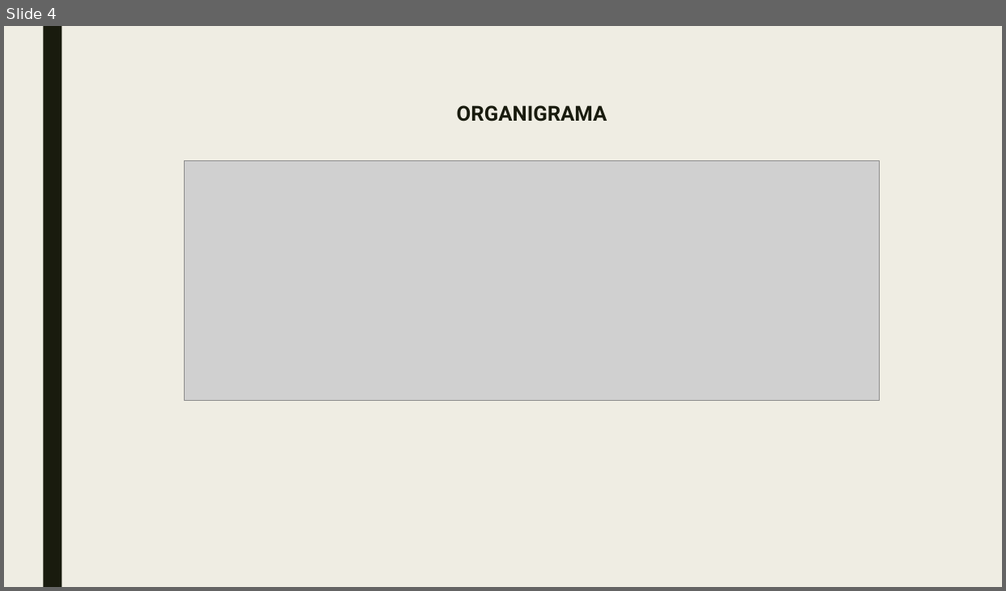
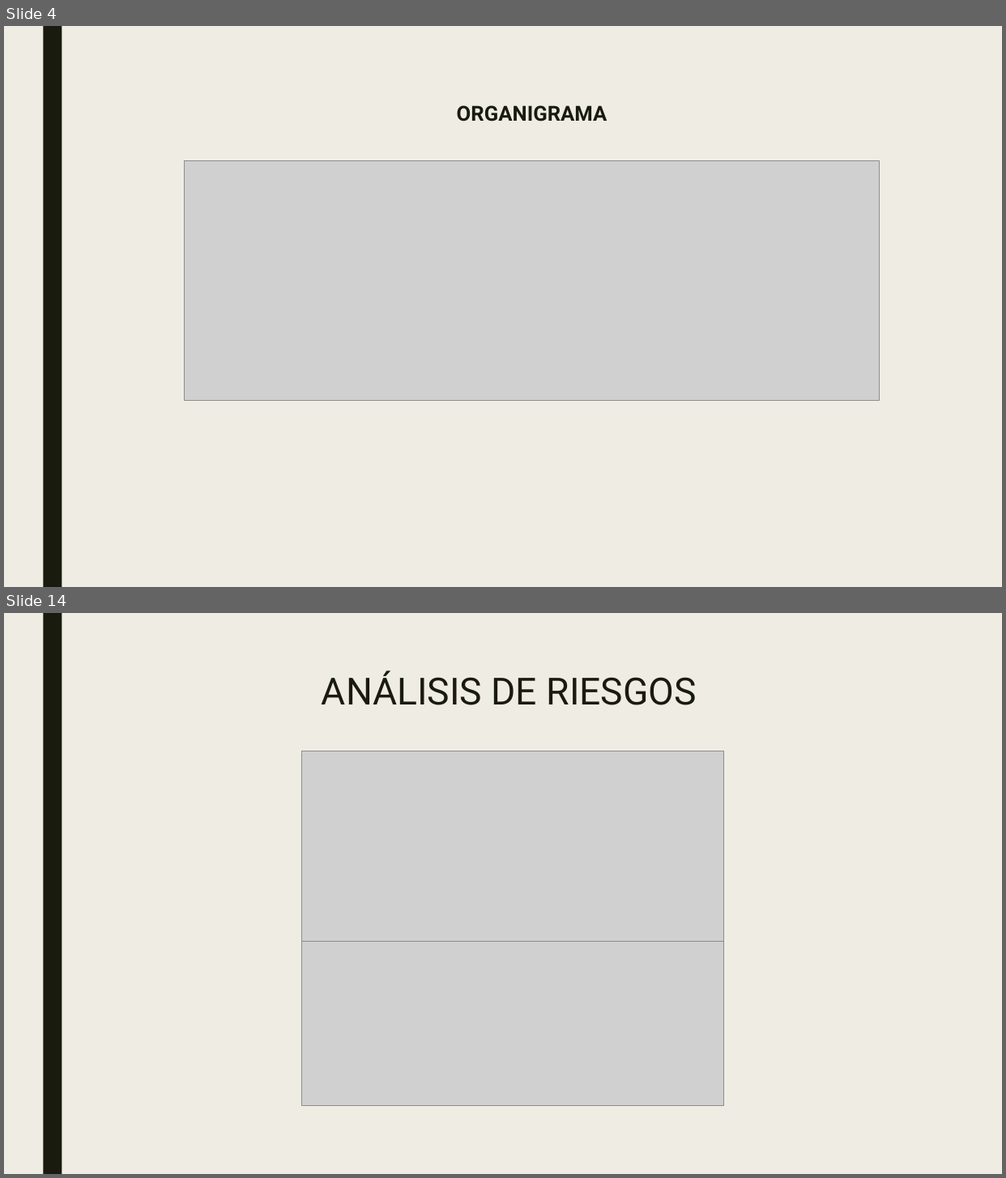
Before and after one commit to SM-ROOT/SM-ROOT, a slide deck: 9°A/Integradora/diapositiva/SM-ROOT_APPMO-SP.pptx. Shown one above the other, each under a label of ours: slide 4 before the commit, slides 4 and 14 after it; the slides between them are not shown. The pictures are 1006x591 and 1006x1178 pixels, drawn with LibreOffice and Linux fonts; fonts in the diff are those of the drawing; grey boxes stand for pictures. Boxes give left, top, right and bottom in pixels: in the first picture for what was removed or moved away, otherwise in the second. Text is boxed around its words. In the diff, an @@ line names an element or a change of style, - is before the commit and + after.

```diff
--- a/9°A/Integradora/diapositiva/SM-ROOT_APPMO-SP.pptx
+++ b/9°A/Integradora/diapositiva/SM-ROOT_APPMO-SP.pptx
@@ slide 14 added at [4, 613, 1002, 1174], background #EFEDE3; not listed: 1 template element that a slide beside it also shows @@
@@ title added at [322, 671, 697, 705], 36 pt, text #191B0E @@
+ANÁLISIS DE RIESGOS
@@ picture added at [302, 751, 724, 942] @@
@@ picture added at [302, 942, 724, 1106] @@
```
Also in this commit, not shown: 2 slides changed, 16 other slides added, 1 slide removed, 3 other files.
